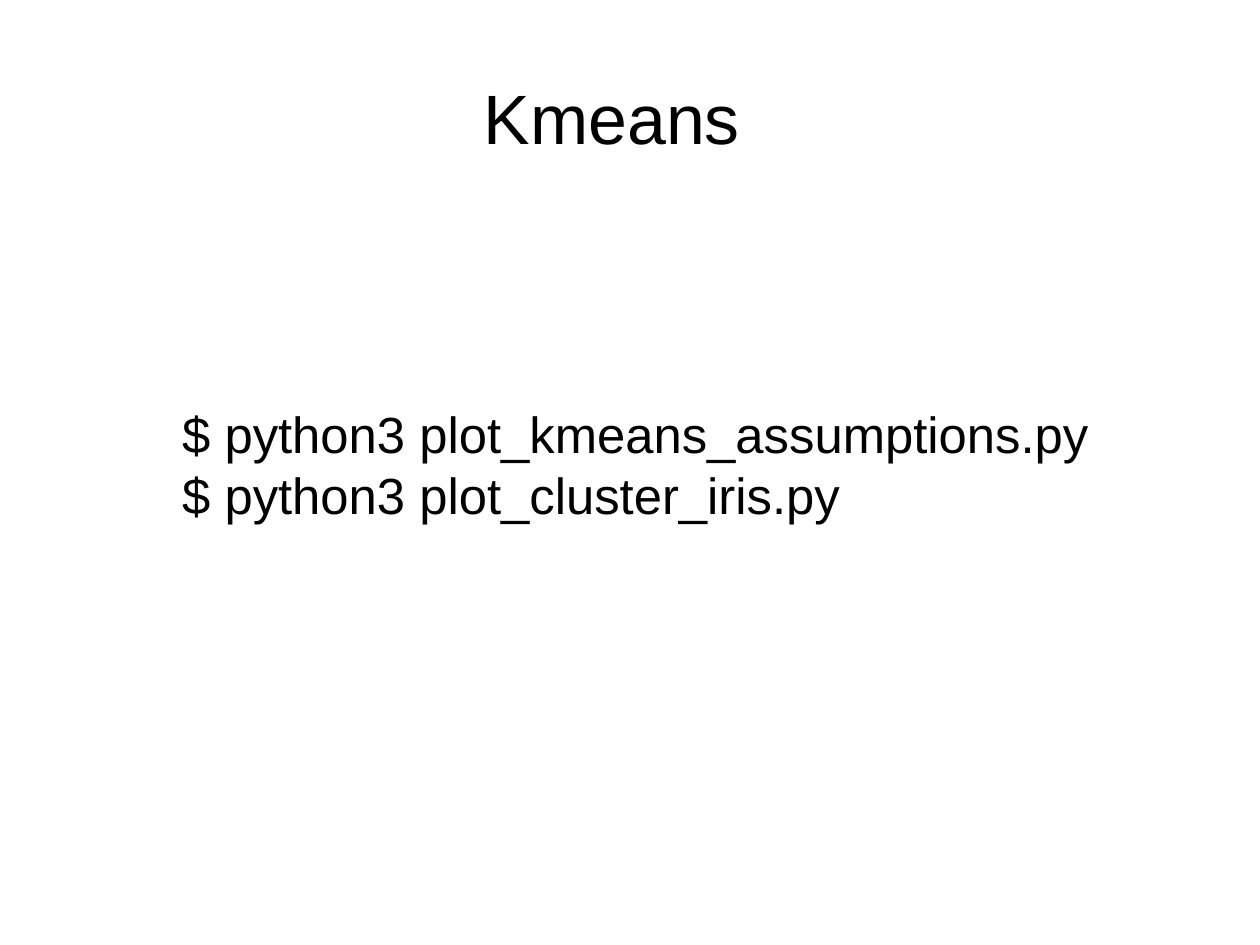
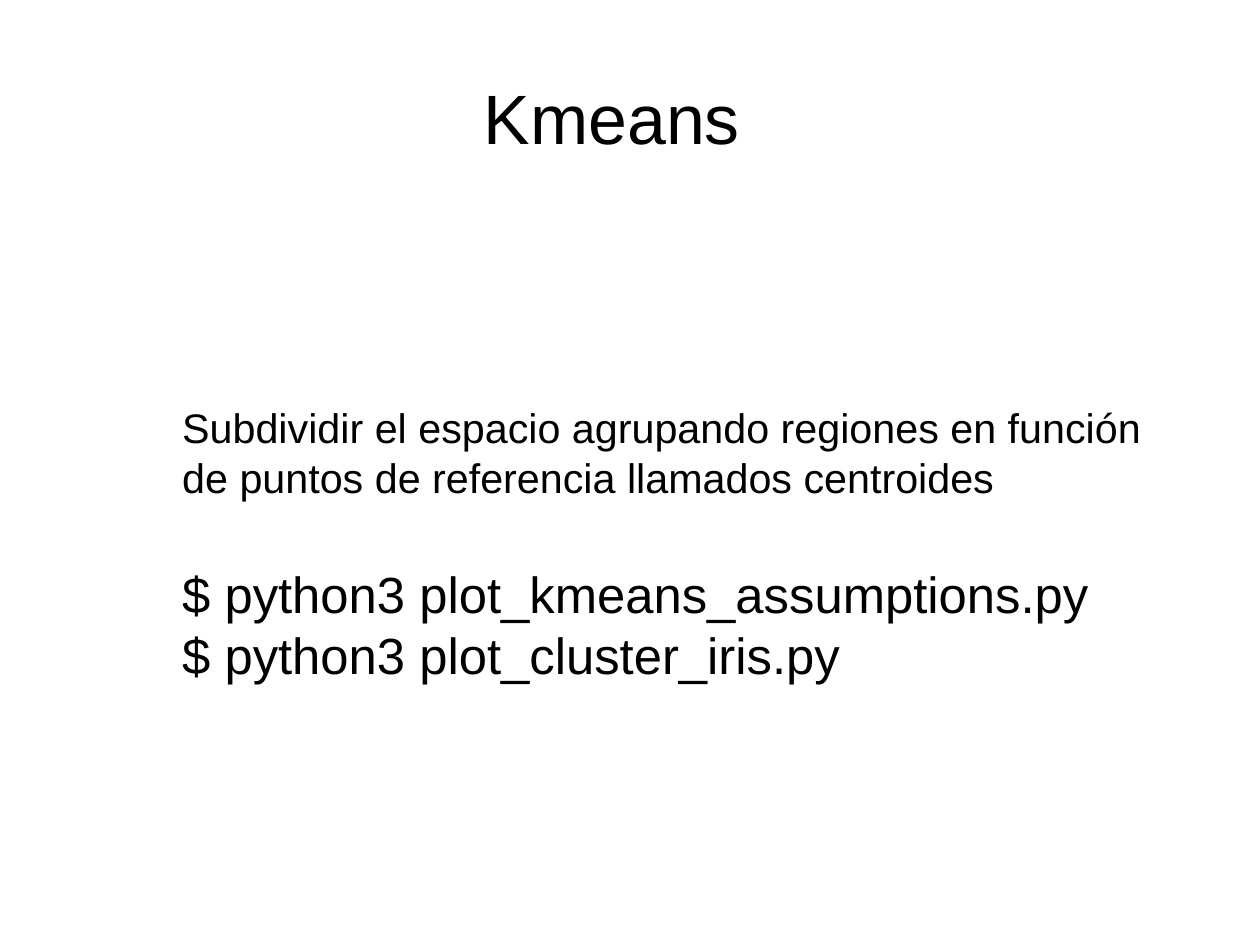
Before and after one commit to davidam/python-examples, a slide deck: slide 18 of presentations/scikit.odp (slide 14 before the commit). Drawn at 1260x945 pixels with LibreOffice and Linux fonts; fonts in the diff are those of the drawing. Boxes give left, top, right and bottom in pixels: in the first picture for what was removed or moved away, otherwise in the second. Text is boxed around its words. In the diff, an @@ line names an element or a change of style, - is before the commit and + after.

```diff
--- a/presentations/scikit.odp
+++ b/presentations/scikit.odp
@@ text at (182,412,1141,501): paragraph added @@
+Subdividir el espacio agrupando regiones en función de puntos de referencia llamados centroides
```
Also in this commit, not shown: 1 other slide changed, 11 slides added.
